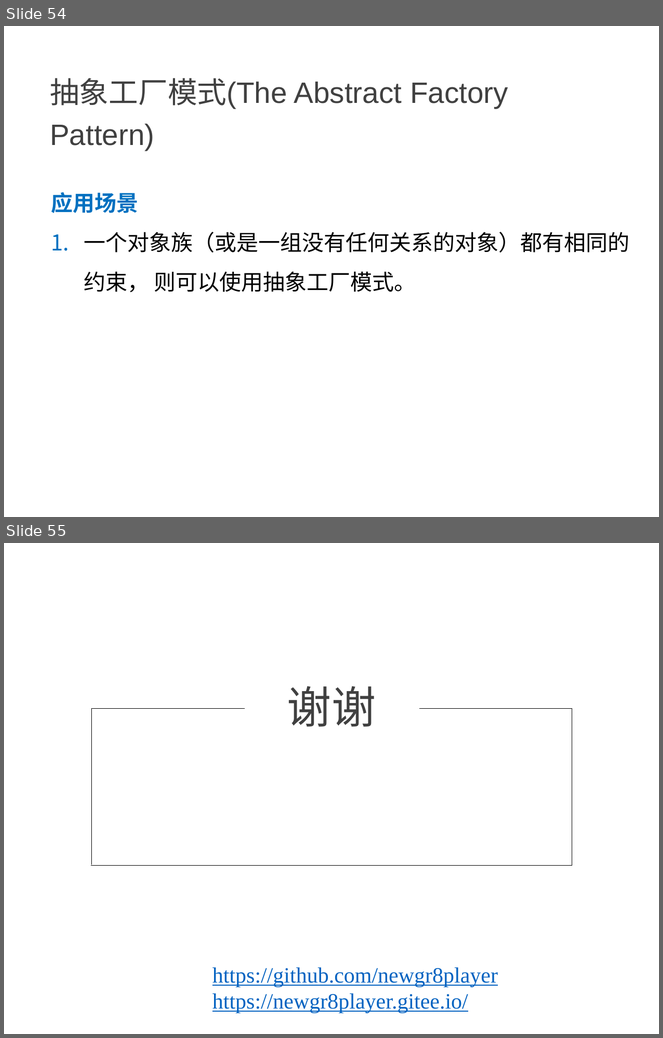
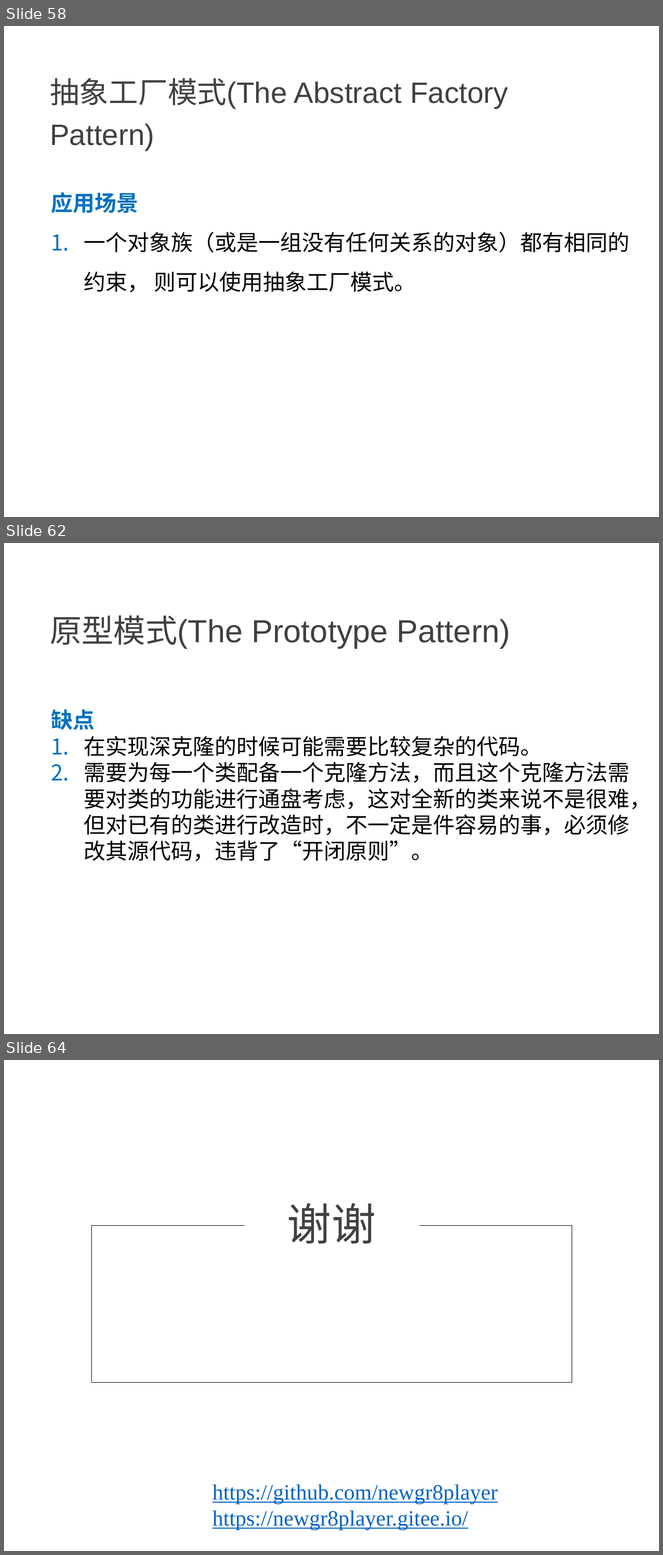
Before and after one commit to NewGr8Player/My-PPT, a slide deck: Design pattern/23种设计模式详解.pptx. Shown one above the other, each under a label of ours: slides 54 and 55 before the commit, slides 58, 62 and 64 after it; the slides between them are not shown. The pictures are 663x1038 and 663x1555 pixels, drawn with LibreOffice and Linux fonts; fonts in the diff are those of the drawing. Boxes give left, top, right and bottom in pixels: in the first picture for what was removed or moved away, otherwise in the second. Text is boxed around its words. In the diff, an @@ line names an element or a change of style, - is before the commit and + after.

Commit message:
Add 原型模式

```diff
--- a/Design pattern/23种设计模式详解.pptx
+++ b/Design pattern/23种设计模式详解.pptx
@@ slide 62 added at [4, 543, 659, 1034], background #FFFFFF @@
@@ text added at [50, 615, 510, 649], 35.1 pt, text #404040 @@
+原型模式(The Prototype Pattern)
@@ text added at [51, 709, 651, 862], 24 pt, text #000000 @@
+缺点
+1. 在实现深克隆的时候可能需要比较复杂的代码。
+2. 需要为每一个类配备一个克隆方法，而且这个克隆方法需要对类的功能进行通盘考虑，这对全新的类来说不是很难，但对已有的类进行改造时，不一定是件容易的事，必须修改其源代码，违背了“开闭原则”。
@@ what was slide 54 is now slide 58 @@
@@ what was slide 55 is now slide 64 @@
```
Also in this commit, not shown: 8 other slides added.
